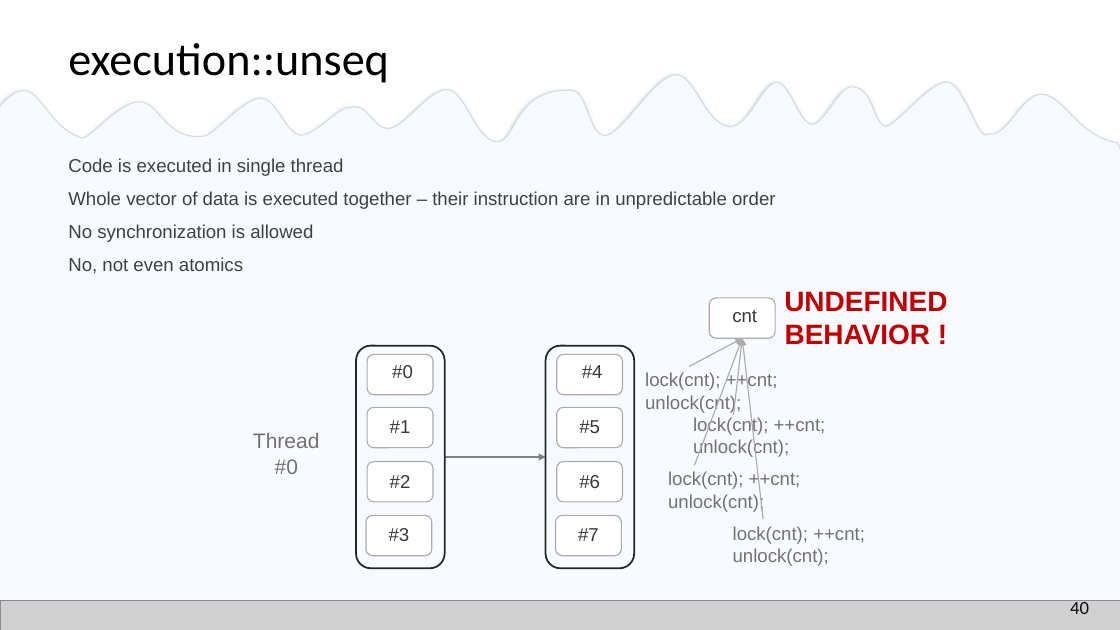
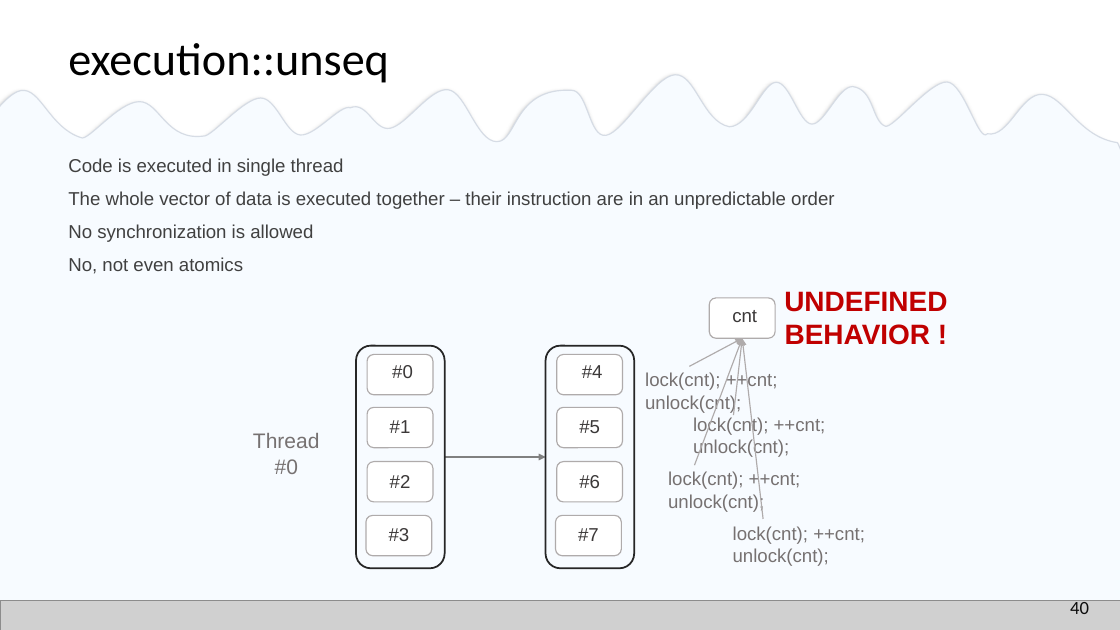
Before and after one commit to EmptySquareBubble/StoriesFromAParallelUniverse-, a slide deck: slide 41 of stories_from_a_paralel_universe.pptx. Drawn at 1120x630 pixels with LibreOffice and Linux fonts; fonts in the diff are those of the drawing; grey boxes stand for pictures. Boxes give left, top, right and bottom in pixels: in the first picture for what was removed or moved away, otherwise in the second. Text is boxed around its words. In the diff, an @@ line names an element or a change of style, - is before the commit and + after.

Commit message:
grammar

```diff
--- a/stories_from_a_paralel_universe.pptx
+++ b/stories_from_a_paralel_universe.pptx
@@ text at bbox=[68, 191, 834, 209]: text changed @@
-  Whole vector of data is executed together – their instruction are in unpredictable order
+  The whole vector of data is executed together – their instruction are in an unpredictable order
```
Also in this commit, not shown: 14 other slides changed.
